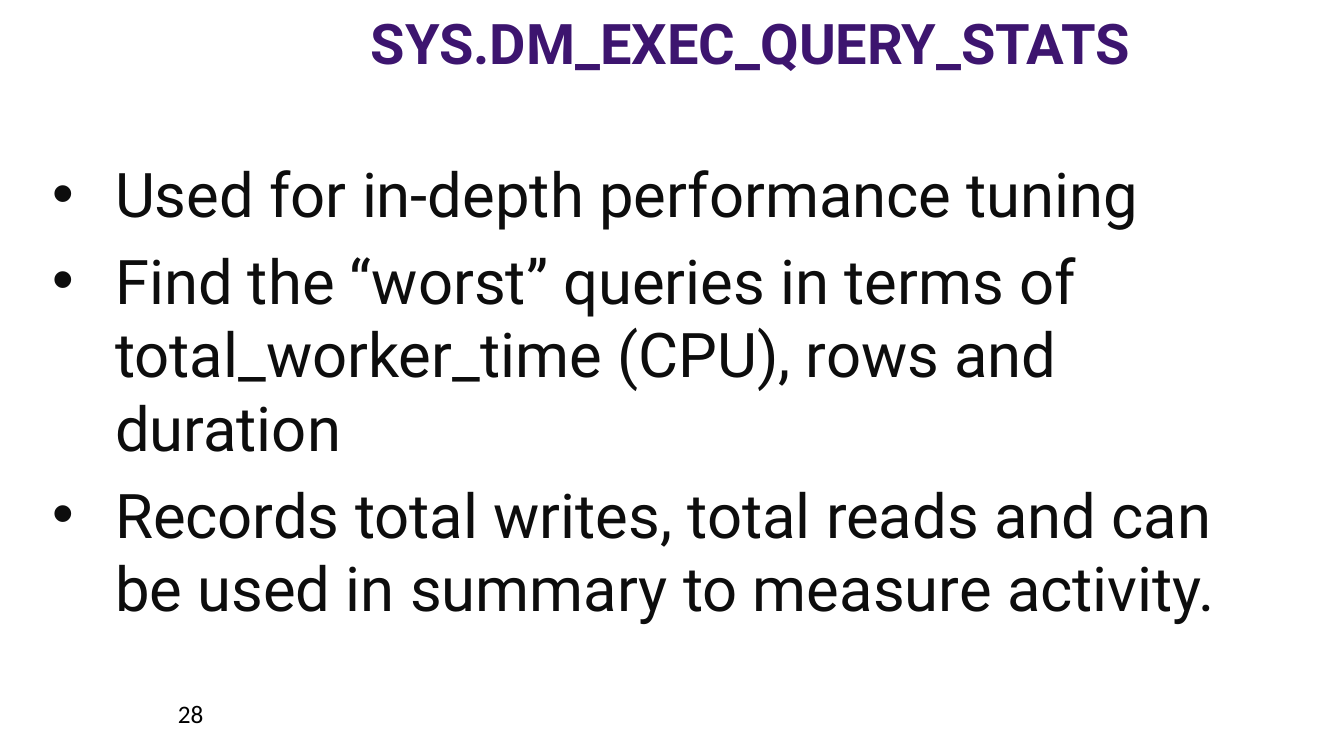
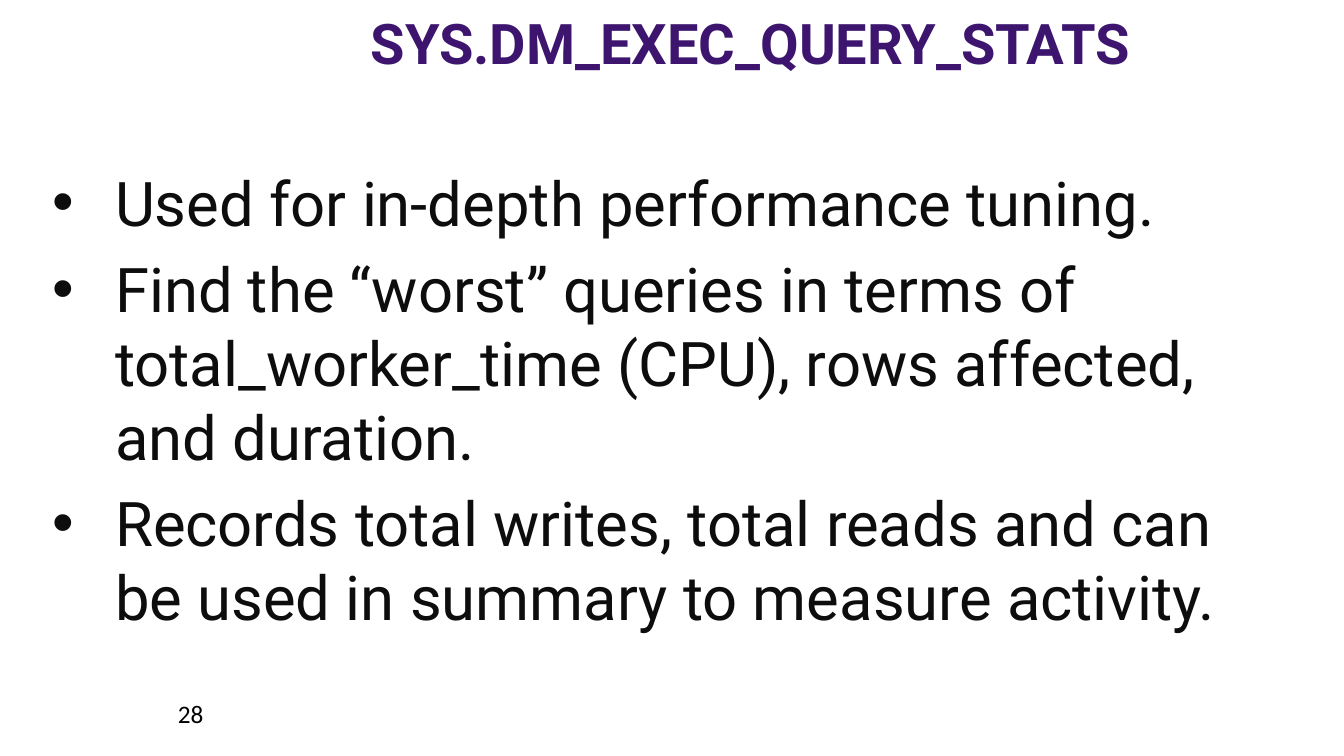
Before and after one commit to williamadba/Public-Presentations, a slide deck: slide 28 of SQLSat Pensacola 2019/DBA Best Practices with DMVs.pptx. Drawn at 1344x756 pixels with LibreOffice and Linux fonts; fonts in the diff are those of the drawing. Boxes give left, top, right and bottom in pixels: in the first picture for what was removed or moved away, otherwise in the second. Text is boxed around its words. In the diff, an @@ line names an element or a change of style, - is before the commit and + after.

```diff
--- a/SQLSat Pensacola 2019/DBA Best Practices with DMVs.pptx
+++ b/SQLSat Pensacola 2019/DBA Best Practices with DMVs.pptx
@@ text "Used for in-depth performance tuning.": place and size @@
-text "Used for in-depth performance tuning." at (115,170,1215,624)
+text "Used for in-depth performance tuning." at (115,179,1215,633)
@@ text at (115,179,1195,461): text changed @@
-• Used for in-depth performance tuning
-• Find the “worst” queries in terms of total_worker_time (CPU), rows and duration
+• Used for in-depth performance tuning.
+• Find the “worst” queries in terms of total_worker_time (CPU), rows affected, and duration.
```
Also in this commit, not shown: 5 other slides changed.
